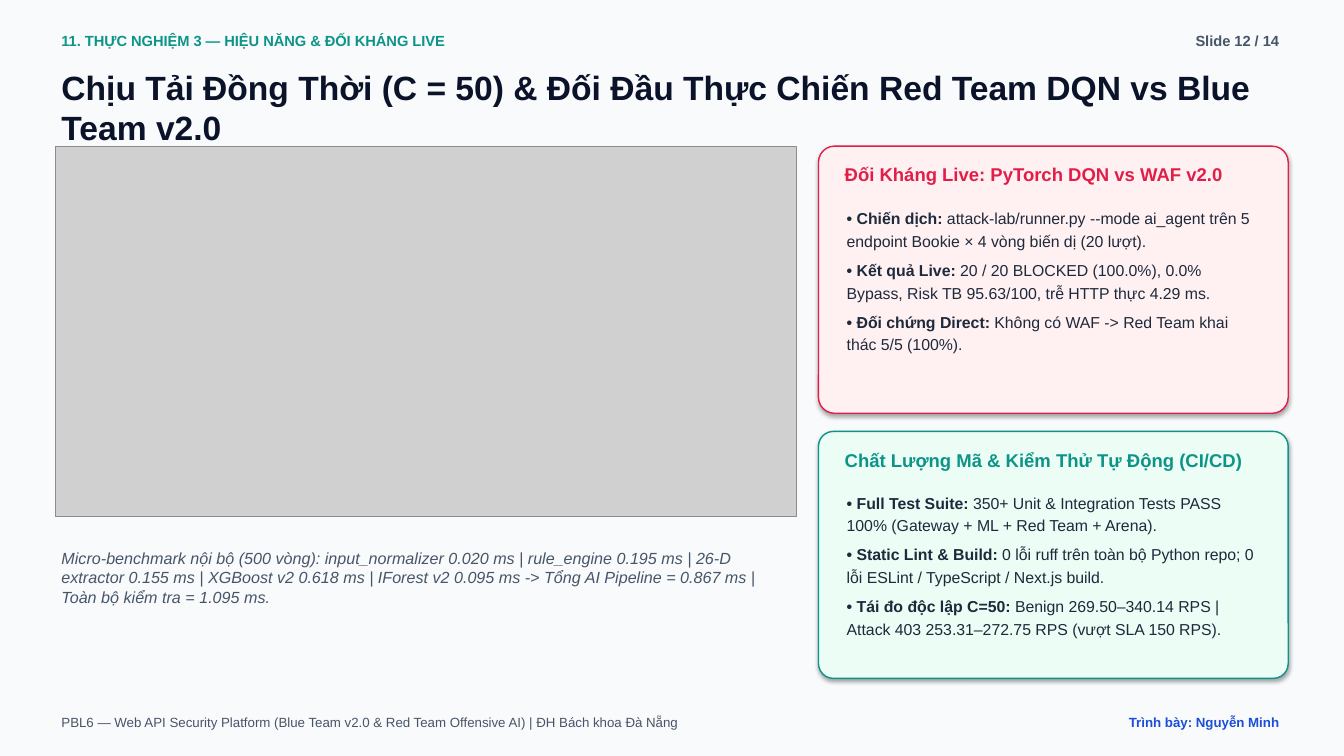
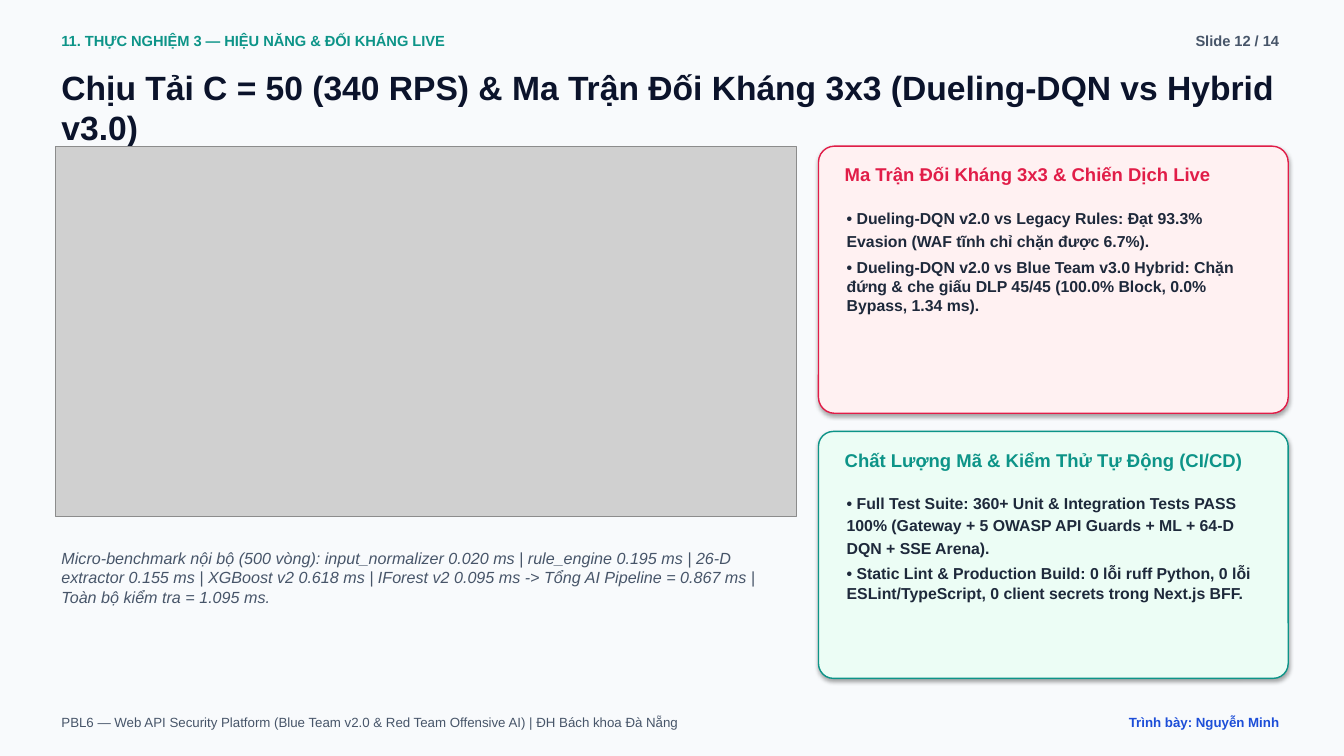
Before and after one commit to vcongggggg/pbl6, a slide deck: slide 12 of docs/reports/PBL6_Academic_Defense_Slides.pptx. Drawn at 1344x756 pixels with LibreOffice and Linux fonts; fonts in the diff are those of the drawing; grey boxes stand for pictures. Boxes give left, top, right and bottom in pixels: in the first picture for what was removed or moved away, otherwise in the second. Text is boxed around its words. In the diff, an @@ line names an element or a change of style, - is before the commit and + after.

```diff
--- a/docs/reports/PBL6_Academic_Defense_Slides.pptx
+++ b/docs/reports/PBL6_Academic_Defense_Slides.pptx
@@ text at [61, 74, 1273, 147]: text changed @@
-Chịu Tải Đồng Thời (C = 50) & Đối Đầu Thực Chiến Red Team DQN vs Blue Team v2.0
+Chịu Tải C = 50 (340 RPS) & Ma Trận Đối Kháng 3x3 (Dueling-DQN vs Hybrid v3.0)
@@ text at [845, 167, 1210, 185]: text changed @@
-Đối Kháng Live: PyTorch DQN vs WAF v2.0
+Ma Trận Đối Kháng 3x3 & Chiến Dịch Live
@@ text at [847, 212, 1234, 315]: text changed; bold on @@
-• Chiến dịch: attack-lab/runner.py --mode ai_agent trên 5 endpoint Bookie × 4 vòng biến dị (20 lượt).
-• Kết quả Live: 20 / 20 BLOCKED (100.0%), 0.0% Bypass, Risk TB 95.63/100, trễ HTTP thực 4.29 ms.
-• Đối chứng Direct: Không có WAF -> Red Team khai thác 5/5 (100%).
+• Dueling-DQN v2.0 vs Legacy Rules: Đạt 93.3% Evasion (WAF tĩnh chỉ chặn được 6.7%).
+• Dueling-DQN v2.0 vs Blue Team v3.0 Hybrid: Chặn đứng & che giấu DLP 45/45 (100.0% Block, 0.0% Bypass, 1.34 ms).
@@ text at [847, 497, 1250, 603]: text changed; bold on @@
-• Full Test Suite: 350+ Unit & Integration Tests PASS 100% (Gateway + ML + Red Team + Arena).
-• Static Lint & Build: 0 lỗi ruff trên toàn bộ Python repo; 0 lỗi ESLint / TypeScript / Next.js build.
-• Tái đo độc lập C=50: Benign 269.50–340.14 RPS | Attack 403 253.31–272.75 RPS (vượt SLA 150 RPS).
+• Full Test Suite: 360+ Unit & Integration Tests PASS 100% (Gateway + 5 OWASP API Guards + ML + 64-D DQN + SSE Arena).
+• Static Lint & Production Build: 0 lỗi ruff Python, 0 lỗi ESLint/TypeScript, 0 client secrets trong Next.js BFF.
```
Also in this commit, not shown: 5 other slides changed, 11 other files.
